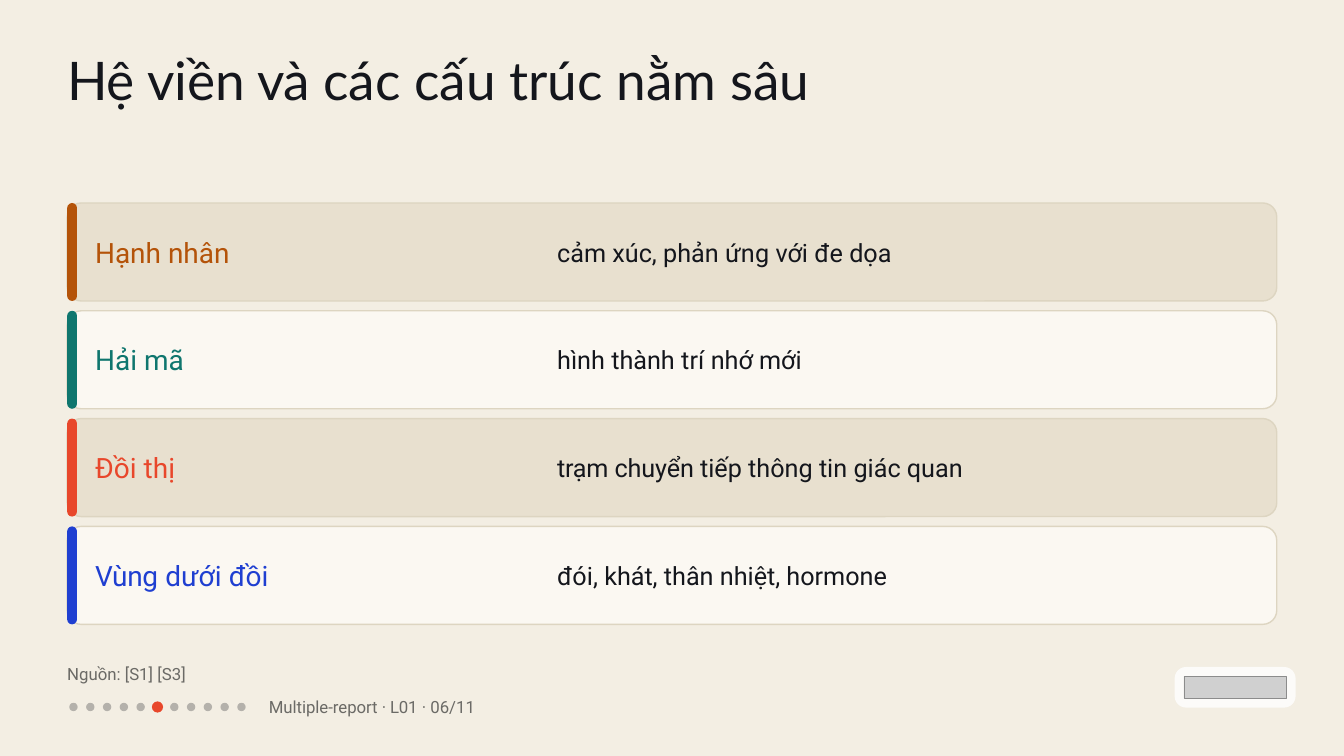
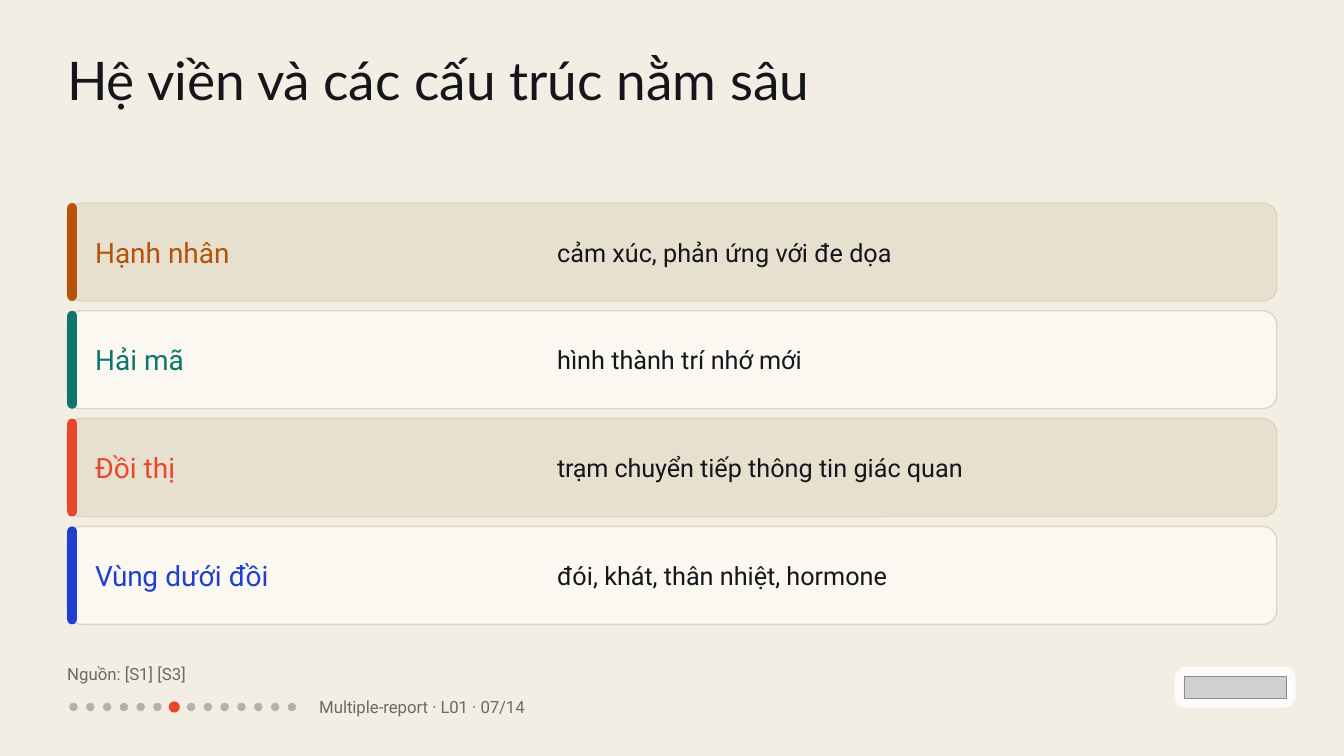
Before and after one commit to vohoailinh90/Multiple-report, a slide deck: slide 7 of lessons/L01/L01.pptx (slide 6 before the commit). Drawn at 1344x756 pixels with LibreOffice and Linux fonts; fonts in the diff are those of the drawing; grey boxes stand for pictures. Boxes give left, top, right and bottom in pixels: in the first picture for what was removed or moved away, otherwise in the second. Text is boxed around its words. In the diff, an @@ line names an element or a change of style, - is before the commit and + after.

```diff
--- a/lessons/L01/L01.pptx
+++ b/lessons/L01/L01.pptx
@@ ellipse at (x1=153, y1=703, x2=161, y2=711): fill #E8472B to #14161C at 28% opacity @@
@@ ellipse at (x1=169, y1=702, x2=180, y2=713): fill #14161C at 28% opacity to #E8472B @@
@@ ellipse added at (x1=254, y1=703, x2=262, y2=711), fill #14161C at 28% opacity @@
@@ ellipse added at (x1=271, y1=703, x2=279, y2=711), fill #14161C at 28% opacity @@
@@ ellipse added at (x1=288, y1=703, x2=296, y2=711), fill #14161C at 28% opacity @@
@@ text at (x1=319, y1=700, x2=525, y2=717): text changed @@
-Multiple-report · L01 · 06/11
+Multiple-report · L01 · 07/14
```
Also in this commit, not shown: 9 other slides changed, 3 slides added, 43 other files.
